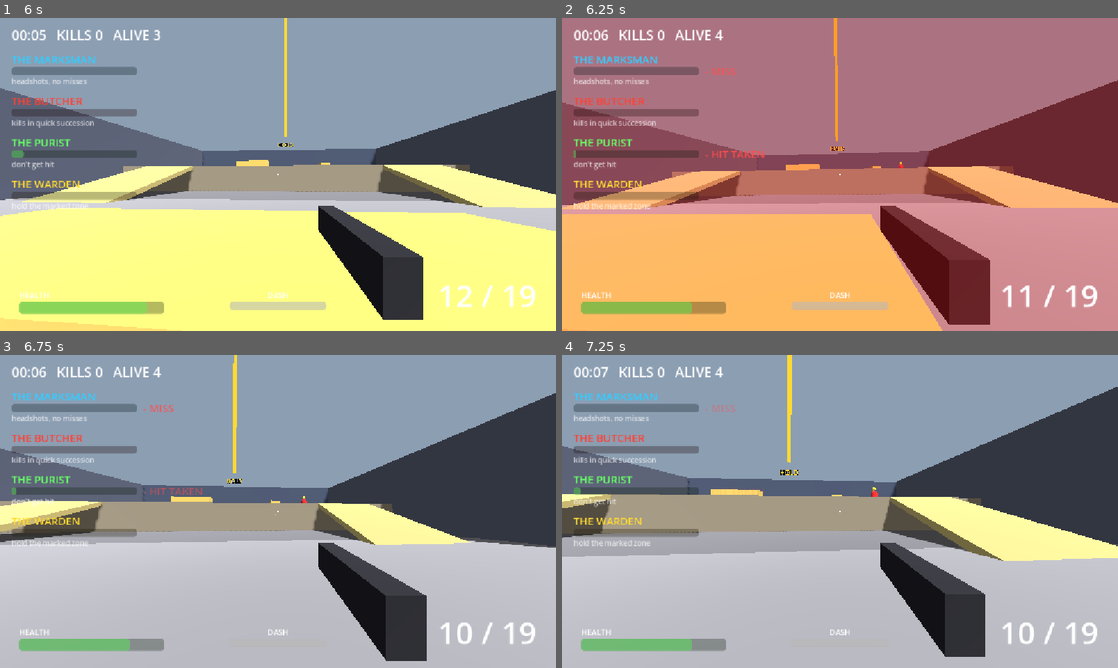
Above: before the commit, frames 1-4 (two rows, left to right).
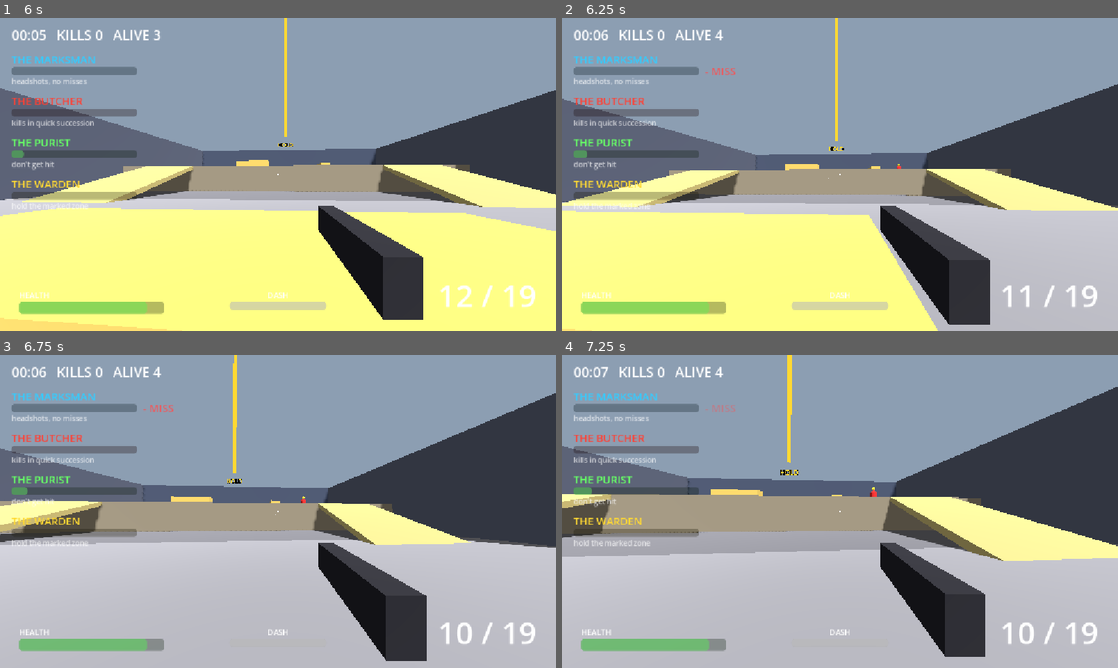
Above: after the commit, the same moments.

Repository: CaptainTiki/Arena
Game: Godot game, scene res://arena/arena.tscn
Two runs of this game, one before a commit and one after it. Both use one fixed random seed, a clock stepped at 60 frames per second and the inputs below.
Inputs (mouse positions are in pixels of both pictures, inside the frame that each line leads up to):
- Up to frame 1 (6 s): tap Enter at 0.5 s; move the mouse to (305, 174) at 0.52 s; press the mouse at (305, 174) at 0.53 s; hold W (move_forward) 0.53-5.78 s; move the mouse to (250, 174) at 1.27 s; release the mouse at (250, 174) at 1.28 s; tap Space (dash) at 1.35, 4.35 s; click (250, 174) at 1.55 s; move the mouse to (289, 168) at 2.02 s; press the mouse at (289, 168) at 2.03 s; move the mouse to (272, 180) at 2.77 s; release the mouse at (272, 180) at 2.78 s; tap Shift (sprint) at 2.85, 5.85 s; click (272, 180) at 3.05 s; move the mouse to (316, 177) at 3.52 s; press the mouse at (316, 177) at 3.53 s; tap R (reload) at 4.15 s; move the mouse to (233, 171) at 4.27 s; release the mouse at (233, 171) at 4.28 s; click (233, 171) at 4.55 s; move the mouse to (283, 174) at 5.02 s; press the mouse at (283, 174) at 5.03 s; move the mouse to (255, 168) at 5.77 s; release the mouse at (255, 168) at 5.78 s; hold D (move_right) from 5.78 s (still down)
- Up to frame 2 (6.25 s): keep holding D (move_right); click (817, 168) at 6.05 s
- Up to frame 3 (6.75 s): move the mouse to (305, 511) at 6.52 s; release D (move_right) at 6.53 s; press the mouse at (305, 511) at 6.53 s; hold W (move_forward) from 6.53 s (still down)
- Up to frame 4 (7.25 s): keep holding W (move_forward)

Frame 1 is identical in both runs. In frame 2, 99% of the frame differs, in the area x 0-100%, y 0-100%; in frame 3, 0.3%; in frame 4, 0.2%.

Commit message:
Step 7: run timer, summary screen, reputation stub, heavy charge

Diff:
--- a/arena/arena.gd
+++ b/arena/arena.gd
@@ -3,6 +3,9 @@
 ## Top of the ownership spine. Children report up to here; Arena routes between them.
 
 @export var feel: FeelData
+@export var run: RunData
+## Where sponsor reputation is kept between runs.
+@export var reputation_path: String = "user://reputation.cfg"
 
 @export_group("Pity Drop")
 ## Dropped when the player has no ammo at all, so a run can't lock up.
@@ -16,7 +19,10 @@
 ## Start the spawn ramp this many seconds in, to test late-run density.
 @export var debug_start_time: float = 0.0
 
-var _kills: int = 0
+var _stats: RunStats = RunStats.new()
+var _run_time: float = 0.0
+var _run_over: bool = false
+var _summary_wait: float = 0.0
 var _empty_time: float = 0.0
 var _hold_zones: Array[HoldZone] = []
 var _active_zone: int = 0
@@ -24,6 +30,7 @@
 @onready var _level: Level = $Level
 @onready var _player: Player = $Player
 @onready var _hud: Hud = $Hud
+@onready var _summary: RunSummary = $RunSummary
 @onready var _impact_pool: ScenePool = $ImpactPool
 @onready var _number_pool: ScenePool = $DamageNumberPool
 @onready var _hitstop: Hitstop = $Hitstop
@@ -31,6 +38,7 @@
 @onready var _sponsors: SponsorDirector = $SponsorDirector
 @onready var _pod_dropper: PodDropper = $PodDropper
 @onready var _weapon: Weapon = _player.get_weapon()
+@onready var _intent: PlayerIntent = _player.get_intent()
 
 
 func _ready() -> void:
@@ -62,25 +70,79 @@
 	_activate_zone(0)
 
 
-func _process(_delta: float) -> void:
+func _process(delta: float) -> void:
+	if _run_over:
+		_tick_summary(delta)
+		return
 	_hud.set_dash_charge(_player.get_dash_charge())
 	_hud.set_reload(_weapon.is_reloading(), _weapon.get_reload_progress())
-	_hud.set_stats(_kills, _spawner.get_alive_count(), _spawner.get_elapsed())
+	_hud.set_stats(_stats.kills, _spawner.get_alive_count(), _run_time)
 
 
 func _physics_process(delta: float) -> void:
+	if _run_over:
+		return
+	_run_time += delta
+	if _run_time >= run.run_length:
+		_end_run.call_deferred(true)
+		return
 	_tick_pity(delta)
 	if not _hold_zones.is_empty():
 		_sponsors.set_holding(_hold_zones[_active_zone].is_occupied())
 
 
-## Only one hold zone is live at a time.
-func _activate_zone(index: int) -> void:
-	if _hold_zones.is_empty():
-		return
-	_active_zone = index % _hold_zones.size()
-	for zone_index: int in _hold_zones.size():
-		_hold_zones[zone_index].set_active(zone_index == _active_zone)
+func is_run_over() -> bool:
+	return _run_over
+
+
+func _end_run(survived: bool) -> void:
+	if _run_over:
+		return
+	_run_over = true
+	_stats.time_survived = minf(_run_time, run.run_length)
+
+	var store: ReputationStore = ReputationStore.new(reputation_path)
+	var results: Array[SponsorResult] = []
+	for index: int in _sponsors.sponsors.size():
+		var result: SponsorResult = SponsorResult.new()
+		result.sponsor = _sponsors.sponsors[index]
+		result.drops = _sponsors.get_drop_count(index)
+		result.standing = _sponsors.get_progress(index)
+		result.reputation_before = store.get_reputation(result.sponsor)
+		result.reputation_after = result.reputation_before + _get_reputation_gain(result.drops)
+		store.set_reputation(result.sponsor, result.reputation_after)
+		results.append(result)
+	store.save()
+
+	# Freeze the world behind the summary. The intent keeps listening so the run can be restarted.
+	var frozen: Array[Node] = [_spawner, _sponsors, _pod_dropper, _player]
+	for node: Node in frozen:
+		node.process_mode = Node.PROCESS_MODE_DISABLED
+	_intent.process_mode = Node.PROCESS_MODE_ALWAYS
+	_hud.visible = false
+	_summary_wait = run.summary_input_delay
+	_summary.show_summary(survived, _stats, results)
+
+
+func _get_reputation_gain(drops: int) -> int:
+	if drops <= 0 or run.drops_per_reputation <= 0:
+		return 0
+	return mini(ceili(float(drops) / float(run.drops_per_reputation)), run.max_reputation_gain)
+
+
+func _tick_summary(delta: float) -> void:
+	var was_waiting: bool = _summary_wait > 0.0
+	_summary_wait -= delta
+	# Read both every frame so neither press is left queued.
+	var fire: bool = _intent.consume_fire()
+	var reload: bool = _intent.consume_reload()
+	if _summary_wait > 0.0:
+		return
+	if was_waiting:
+		_summary.show_prompt()
+		return
+	if fire or reload:
+		get_tree().reload_current_scene()
 
 
 func _tick_pity(delta: float) -> void:
@@ -95,7 +157,17 @@
 		_hud.show_pickup("OUT OF AMMO - SCRAPS INCOMING", Color.WHITE)
 
 
+## Only one hold zone is live at a time.
+func _activate_zone(index: int) -> void:
+	if _hold_zones.is_empty():
+		return
+	_active_zone = index % _hold_zones.size()
+	for zone_index: int in _hold_zones.size():
+		_hold_zones[zone_index].set_active(zone_index == _active_zone)
+
+
 func _on_weapon_shot_fired(hit: HitInfo) -> void:
+	_stats.record_shot(hit)
 	_sponsors.on_shot(hit)
 	if hit == null:
 		return
@@ -122,12 +194,12 @@
 
 
 func _on_player_died() -> void:
-	# Stand-in until the run summary exists: death restarts the run.
-	get_tree().reload_current_scene.call_deferred()
+	# Deferred: this arrives mid-physics, from inside an enemy's attack.
+	_end_run.call_deferred(false)
 
 
 func _on_enemy_died(_enemy: Enemy, hit: HitInfo) -> void:
-	_kills += 1
+	_stats.kills += 1
 	_player.add_trauma(feel.trauma_per_kill)
 	var freeze: float = feel.hitstop_headshot_kill if hit.is_headshot else feel.hitstop_kill
 	_hitstop.trigger(freeze, feel.hitstop_time_scale)
@@ -150,6 +222,7 @@
 
 
 func _on_pod_collected(pod_data: PodData, sponsor: SponsorData) -> void:
+	_stats.pods_collected += 1
 	match pod_data.effect:
 		PodData.Effect.AMMO:
 			_weapon.add_reserve(roundi(pod_data.amount))
--- a/arena/arena.tscn
+++ b/arena/arena.tscn
@@ -28,6 +28,8 @@
 [ext_resource type="PackedScene" path="res://enemy/shooter.tscn" id="26_shooter"]
 [ext_resource type="PackedScene" path="res://enemy/projectile.tscn" id="27_projectile"]
 [ext_resource type="Resource" path="res://sponsor/warden.tres" id="28_warden"]
+[ext_resource type="Resource" path="res://run/run_default.tres" id="29_run"]
+[ext_resource type="PackedScene" path="res://hud/run_summary.tscn" id="30_summary"]
 
 [sub_resource type="Environment" id="Environment_arena"]
 background_mode = 1
@@ -39,6 +41,7 @@
 [node name="Arena" type="Node3D"]
 script = ExtResource("1_arena")
 feel = ExtResource("13_feel")
+run = ExtResource("29_run")
 pity_pod = ExtResource("24_pity")
 
 [node name="WorldEnvironment" type="WorldEnvironment" parent="."]
@@ -110,3 +113,5 @@
 [node name="Player" parent="." instance=ExtResource("2_player")]
 
 [node name="Hud" parent="." instance=ExtResource("3_hud")]
+
+[node name="RunSummary" parent="." instance=ExtResource("30_summary")]
--- a/enemy/enemy.gd
+++ b/enemy/enemy.gd
@@ -12,6 +12,8 @@
 
 @export var data: EnemyData
 @export_flags_3d_physics var sight_mask: int = 1
+## Layers a charge ploughs through, so a crowd of grunts can't stop it.
+@export_flags_3d_physics var charge_ignore_mask: int = 4
 
 var _target: Node3D
 var _state: State = State.CHASE
@@ -21,6 +23,7 @@
 var _lead_time: float = 0.0
 var _lead_accuracy: float = 0.0
 var _aura_left: float = 0.0
+var _charge_left: float = 0.0
 var _move_velocity: Vector3 = Vector3.ZERO
 var _knockback: Vector3 = Vector3.ZERO
 var _lunge_direction: Vector3 = Vector3.ZERO
@@ -56,6 +59,8 @@
 	_lead_time = randf_range(0.0, data.lead_time_max)
 	_lead_accuracy = randf_range(data.lead_accuracy_min, data.lead_accuracy_max)
 	_aura_left = data.aura_interval
+	# First charge comes partway into the cooldown, and not from every heavy at once.
+	_charge_left = data.charge_cooldown * randf_range(0.3, 0.6)
 	_move_velocity = Vector3.ZERO
 	_knockback = Vector3.ZERO
 	_path = PackedVector3Array()
@@ -110,10 +115,12 @@
 			wish_velocity = _move_velocity
 			if not _lunge_connected and _get_target_distance() <= data.attack_reach and _is_target_level():
 				_lunge_connected = true
-				_strike(_lunge_direction)
-			if _state_left <= 0.0:
+				_strike(_lunge_direction, _get_lunge_damage())
+			# A charge that slams into a wall stops there.
+			if _state_left <= 0.0 or (is_on_wall() and data.attack_style == EnemyData.AttackStyle.AURA):
 				_move_velocity = Vector3.ZERO
 				wish_velocity = Vector3.ZERO
+				collision_mask = _body_mask
 				_enter(State.RECOVER, data.attack_recover)
 		State.RECOVER:
 			_state_left -= delta
@@ -125,6 +132,7 @@
 
 	if data.attack_style == EnemyData.AttackStyle.AURA:
 		_tick_aura(delta)
+		_charge_left = maxf(_charge_left - delta, 0.0)
 
 	_move_velocity = _move_velocity.move_toward(wish_velocity, data.acceleration * delta)
 	_knockback = _knockback.move_toward(Vector3.ZERO, data.knockback_friction * delta)
@@ -157,6 +165,12 @@
 	match data.attack_style:
 		EnemyData.AttackStyle.LUNGE:
 			return _get_target_distance() <= data.attack_range and _is_target_level()
+		EnemyData.AttackStyle.AURA:
+			if data.charge_cooldown <= 0.0 or _charge_left > 0.0:
+				return false
+			var gap: float = _get_target_distance()
+			return (gap >= data.charge_min_distance and gap <= data.charge_max_distance
+					and _is_target_level() and _is_ground_clear())
 		EnemyData.AttackStyle.RANGED:
 			# Too close means back off first; rushing a shooter shuts it down.
 			var distance: float = _get_target_distance()
@@ -170,10 +184,14 @@
 			_lunge_direction = _get_direction_to(_target.global_position)
 			_lunge_connected = false
 			_enter(State.LUNGE, data.lunge_duration)
+		EnemyData.AttackStyle.AURA:
+			_charge_left = data.charge_cooldown
+			collision_mask = _body_mask & ~charge_ignore_mask
+			_lunge_direction = _get_direction_to(_target.global_position)
+			_lunge_connected = false
+			_enter(State.LUNGE, data.lunge_duration)
 		EnemyData.AttackStyle.RANGED:
 			_shoot()
-			_enter(State.RECOVER, data.attack_recover)
-		_:
 			_enter(State.RECOVER, data.attack_recover)
 
 
@@ -237,16 +255,30 @@
 	return get_world_3d().direct_space_state.intersect_ray(query).is_empty()
 
 
+## Like sight, but at shin height, so low cover that can be seen over still blocks a charge.
+func _is_ground_clear() -> bool:
+	var lift: Vector3 = Vector3.UP * 0.4
+	var query: PhysicsRayQueryParameters3D = PhysicsRayQueryParameters3D.create(
+			global_position + lift, _target.global_position + lift, sight_mask)
+	return get_world_3d().direct_space_state.intersect_ray(query).is_empty()
+
+
 func _enter(state: State, duration: float) -> void:
 	_state = state
 	_state_left = duration
 
 
-func _strike(direction: Vector3) -> void:
+func _get_lunge_damage() -> float:
+	if data.attack_style == EnemyData.AttackStyle.AURA:
+		return data.charge_damage
+	return data.attack_damage
+
+
+func _strike(direction: Vector3, damage: float) -> void:
 	if not _target.has_method(&"take_hit"):
 		return
 	var hit: HitInfo = HitInfo.new()
-	hit.damage = data.attack_damage
+	hit.damage = damage
 	hit.position = _target.global_position
 	hit.direction = direction
 	hit.target = _target
@@ -268,7 +300,7 @@
 		return
 	_aura_left = data.aura_interval
 	if _get_target_distance() <= data.aura_radius and _is_target_level():
-		_strike(_get_direction_to(_target.global_position))
+		_strike(_get_direction_to(_target.global_position), data.attack_damage)
 
 
 func _update_feedback(delta: float) -> void:
--- a/enemy/enemy_data.gd
+++ b/enemy/enemy_data.gd
@@ -46,15 +46,24 @@
 @export var attack_height_tolerance: float = 1.5
 
 @export_group("Lunge")
+## Also the speed and length of an aura enemy's charge.
 @export var lunge_speed: float = 16.0
 @export var lunge_duration: float = 0.3
-## The lunge connects if it gets this close to the target.
+## The lunge or charge connects if it gets this close to the target.
 @export var attack_reach: float = 1.3
 
 @export_group("Aura")
 @export var aura_radius: float = 4.5
 ## Seconds between damage ticks while the target is inside the aura.
 @export var aura_interval: float = 0.5
+
+@export_group("Charge")
+## Aura enemies only. Seconds between charges; zero means it never charges.
+@export var charge_cooldown: float = 0.0
+## Charges only when the target is between these distances and in sight.
+@export var charge_min_distance: float = 10.0
+@export var charge_max_distance: float = 30.0
+@export var charge_damage: float = 25.0
 
 @export_group("Ranged")
 ## Stops advancing and starts shooting inside this distance, if it can see the target.
--- a/enemy/heavy.tres
+++ b/enemy/heavy.tres
@@ -5,8 +5,8 @@
 [resource]
 script = ExtResource("1_data")
 attack_style = 1
-max_health = 300.0
-move_speed = 2.6
+max_health = 140.0
+move_speed = 3.4
 speed_variance = 0.05
 acceleration = 12.0
 knockback_friction = 22.0
@@ -17,14 +17,23 @@
 repath_interval_max = 0.7
 waypoint_reach = 1.2
 attack_range = 1.8
+attack_windup = 0.9
+attack_recover = 1.2
 attack_damage = 9.0
 attack_height_tolerance = 2.5
+lunge_speed = 15.0
+lunge_duration = 1.5
+attack_reach = 2.0
 aura_radius = 4.5
 aura_interval = 0.5
+charge_cooldown = 7.0
+charge_min_distance = 10.0
+charge_max_distance = 30.0
+charge_damage = 25.0
 body_color = Color(0.4, 0.15, 0.5, 1)
 hit_flash_color = Color(1, 1, 1, 1)
 windup_color = Color(1, 0.55, 0, 1)
 flash_fade_speed = 10.0
-windup_squash = 1.0
+windup_squash = 0.8
 pop_scale = 1.5
 pop_time = 0.2
--- /dev/null
+++ b/hud/run_summary.gd
@@ -0,0 +1,50 @@
+class_name RunSummary
+extends CanvasLayer
+## End-of-run screen: what happened, what each sponsor thought, what reputation will buy.
+
+var _rows: Array[SummaryRow] = []
+
+@onready var _title: Label = $Panel/Content/Title
+@onready var _stats: Label = $Panel/Content/Stats
+@onready var _rows_root: Control = $Panel/Content/Rows
+@onready var _teaser: Label = $Panel/Content/Teaser
+@onready var _prompt: Label = $Panel/Content/Prompt
+
+
+func _ready() -> void:
+	visible = false
+	for child: Node in _rows_root.get_children():
+		_rows.append(child as SummaryRow)
+
+
+func show_summary(survived: bool, stats: RunStats, results: Array[SponsorResult]) -> void:
+	visible = true
+	_prompt.visible = false
+	_title.text = "RUN COMPLETE" if survived else "YOU DIED"
+	var seconds: int = int(stats.time_survived)
+	@warning_ignore("integer_division")
+	var minutes: int = seconds / 60
+	_stats.text = "Time survived  %02d:%02d\nKills  %d\nHeadshots  %d%% of hits\nHit rate  %d%% of %d shots\nPods collected  %d" % [
+			minutes, seconds % 60, stats.kills, roundi(stats.get_headshot_rate() * 100.0),
+			roundi(stats.get_hit_rate() * 100.0), stats.shots, stats.pods_collected]
+
+	var favourite: SponsorResult = null
+	for index: int in _rows.size():
+		_rows[index].visible = index < results.size()
+		if index >= results.size():
+			continue
+		_rows[index].setup(results[index])
+		if favourite == null or results[index].reputation_after > favourite.reputation_after:
+			favourite = results[index]
+
+	if favourite == null or favourite.reputation_after <= 0:
+		_teaser.text = "No sponsor knows your name yet."
+		_teaser.modulate = Color.WHITE
+	else:
+		_teaser.text = "Next run, courtesy of %s: %s" % [
+				favourite.sponsor.display_name, favourite.sponsor.perk_teaser]
+		_teaser.modulate = favourite.sponsor.color
+
+
+func show_prompt() -> void:
+	_prompt.visible = true
--- /dev/null
+++ b/hud/run_summary.tscn
@@ -0,0 +1,74 @@
+[gd_scene load_steps=3 format=3]
+
+[ext_resource type="Script" path="res://hud/run_summary.gd" id="1_summary"]
+[ext_resource type="PackedScene" path="res://hud/summary_row.tscn" id="2_row"]
+
+[node name="RunSummary" type="CanvasLayer"]
+layer = 10
+script = ExtResource("1_summary")
+
+[node name="Panel" type="ColorRect" parent="."]
+anchors_preset = 15
+anchor_right = 1.0
+anchor_bottom = 1.0
+grow_horizontal = 2
+grow_vertical = 2
+mouse_filter = 2
+color = Color(0.05, 0.05, 0.08, 0.92)
+
+[node name="Content" type="VBoxContainer" parent="Panel"]
+layout_mode = 1
+anchors_preset = 8
+anchor_left = 0.5
+anchor_top = 0.5
+anchor_right = 0.5
+anchor_bottom = 0.5
+offset_left = -550.0
+offset_top = -400.0
+offset_right = 550.0
+offset_bottom = 400.0
+grow_horizontal = 2
+grow_vertical = 2
+mouse_filter = 2
+theme_override_constants/separation = 18
+
+[node name="Title" type="Label" parent="Panel/Content"]
+layout_mode = 2
+theme_override_font_sizes/font_size = 72
+text = "YOU DIED"
+horizontal_alignment = 1
+
+[node name="Stats" type="Label" parent="Panel/Content"]
+layout_mode = 2
+theme_override_font_sizes/font_size = 28
+text = "stats"
+horizontal_alignment = 1
+
+[node name="Rows" type="VBoxContainer" parent="Panel/Content"]
+layout_mode = 2
+mouse_filter = 2
+theme_override_constants/separation = 8
+
+[node name="Row1" parent="Panel/Content/Rows" instance=ExtResource("2_row")]
+layout_mode = 2
+
+[node name="Row2" parent="Panel/Content/Rows" instance=ExtResource("2_row")]
+layout_mode = 2
+
+[node name="Row3" parent="Panel/Content/Rows" instance=ExtResource("2_row")]
+layout_mode = 2
+
+[node name="Row4" parent="Panel/Content/Rows" instance=ExtResource("2_row")]
+layout_mode = 2
+
+[node name="Teaser" type="Label" parent="Panel/Content"]
+layout_mode = 2
+theme_override_font_sizes/font_size = 32
+text = "teaser"
+horizontal_alignment = 1
+
+[node name="Prompt" type="Label" parent="Panel/Content"]
+layout_mode = 2
+theme_override_font_sizes/font_size = 26
+text = "Click or press R to run again"
+horizontal_alignment = 1
--- /dev/null
+++ b/hud/summary_row.gd
@@ -0,0 +1,15 @@
+class_name SummaryRow
+extends Control
+## One sponsor's line on the run summary.
+
+@onready var _headline: Label = $Headline
+@onready var _detail: Label = $Detail
+
+
+func setup(result: SponsorResult) -> void:
+	var sponsor: SponsorData = result.sponsor
+	_headline.modulate = sponsor.color
+	_headline.text = "%s   Reputation: %d -> %d" % [
+			sponsor.display_name, result.reputation_before, result.reputation_after]
+	_detail.text = "Wants: %s.   Pods dropped: %d.   Standing at the end: %d%%.   Reputation buys: %s." % [
+			sponsor.wants, result.drops, roundi(result.standing * 100.0), sponsor.perk_teaser]
--- /dev/null
+++ b/hud/summary_row.tscn
@@ -0,0 +1,28 @@
+[gd_scene load_steps=2 format=3]
+
+[ext_resource type="Script" path="res://hud/summary_row.gd" id="1_row"]
+
+[node name="SummaryRow" type="Control"]
+custom_minimum_size = Vector2(1100, 70)
+layout_mode = 3
+anchors_preset = 0
+offset_right = 1100.0
+offset_bottom = 70.0
+mouse_filter = 2
+script = ExtResource("1_row")
+
+[node name="Headline" type="Label" parent="."]
+layout_mode = 0
+offset_right = 1100.0
+offset_bottom = 38.0
+theme_override_font_sizes/font_size = 28
+text = "THE SPONSOR   Reputation: 0 -> 0"
+
+[node name="Detail" type="Label" parent="."]
+modulate = Color(1, 1, 1, 0.75)
+layout_mode = 0
+offset_top = 40.0
+offset_right = 1100.0
+offset_bottom = 66.0
+theme_override_font_sizes/font_size = 17
+text = "detail"
--- a/player/player.gd
+++ b/player/player.gd
@@ -99,6 +99,10 @@
 	return _weapon
 
 
+func get_intent() -> PlayerIntent:
+	return _intent
+
+
 func get_health() -> float:
 	return _health
 
--- /dev/null
+++ b/run/reputation_store.gd
@@ -0,0 +1,28 @@
+class_name ReputationStore
+extends RefCounted
+## One integer per sponsor, kept between runs. A stub for real meta-progression.
+
+const SECTION: String = "reputation"
+
+var _path: String
+var _config: ConfigFile = ConfigFile.new()
+
+
+func _init(path: String) -> void:
+	_path = path
+	# A missing file just means a first run.
+	_config.load(_path)
+
+
+func get_reputation(sponsor: SponsorData) -> int:
+	return int(_config.get_value(SECTION, sponsor.display_name, 0))
+
+
+func set_reputation(sponsor: SponsorData, value: int) -> void:
+	_config.set_value(SECTION, sponsor.display_name, value)
+
+
+func save() -> void:
+	var error: Error = _config.save(_path)
+	if error != OK:
+		push_warning("Could not save reputation to %s (error %d)" % [_path, error])
--- /dev/null
+++ b/run/run_data.gd
@@ -0,0 +1,12 @@
+class_name RunData
+extends Resource
+
+## The run ends here if the player is still alive.
+@export var run_length: float = 900.0
+## Seconds the summary ignores input after it appears, so a panic click doesn't skip it.
+@export var summary_input_delay: float = 1.0
+
+@export_group("Reputation")
+## A sponsor's reputation rises by one for every this many pods it dropped during the run.
+@export var drops_per_reputation: int = 2
+@export var max_reputation_gain: int = 3
--- /dev/null
+++ b/run/run_default.tres
@@ -0,0 +1,10 @@
+[gd_resource type="Resource" script_class="RunData" load_steps=2 format=3]
+
+[ext_resource type="Script" path="res://run/run_data.gd" id="1_data"]
+
+[resource]
+script = ExtResource("1_data")
+run_length = 900.0
+summary_input_delay = 1.0
+drops_per_reputation = 2
+max_reputation_gain = 3
--- /dev/null
+++ b/run/run_stats.gd
@@ -0,0 +1,28 @@
+class_name RunStats
+extends RefCounted
+## Tallies for the run summary.
+
+var time_survived: float = 0.0
+var kills: int = 0
+var shots: int = 0
+var hits: int = 0
+var headshots: int = 0
+var pods_collected: int = 0
+
+
+func record_shot(hit: HitInfo) -> void:
+	shots += 1
+	if hit != null and hit.landed():
+		hits += 1
+		if hit.is_headshot:
+			headshots += 1
+
+
+## Share of shots fired that hit an enemy, 0.0 to 1.0.
+func get_hit_rate() -> float:
+	return 0.0 if shots == 0 else float(hits) / float(shots)
+
+
+## Share of hits that were headshots, 0.0 to 1.0.
+func get_headshot_rate() -> float:
+	return 0.0 if hits == 0 else float(headshots) / float(hits)
--- /dev/null
+++ b/run/sponsor_result.gd
@@ -0,0 +1,10 @@
+class_name SponsorResult
+extends RefCounted
+## How one sponsor felt about the run.
+
+var sponsor: SponsorData
+var drops: int = 0
+## Progress toward the next drop when the run ended, 0.0 to 1.0.
+var standing: float = 0.0
+var reputation_before: int = 0
+var reputation_after: int = 0
--- a/sponsor/butcher.tres
+++ b/sponsor/butcher.tres
@@ -18,3 +18,4 @@
 minor_score = 0.0
 penalty = 0.0
 window = 3.0
+perk_teaser = "+1 starting mag size"
--- a/sponsor/marksman.tres
+++ b/sponsor/marksman.tres
@@ -17,3 +17,4 @@
 minor_score = 0.25
 penalty = 0.5
 window = 0.0
+perk_teaser = "+6 starting reserve ammo"
--- a/sponsor/purist.tres
+++ b/sponsor/purist.tres
@@ -18,3 +18,4 @@
 minor_score = 0.0
 penalty = 12.0
 window = 0.0
+perk_teaser = "+10 max health"
--- a/sponsor/sponsor_data.gd
+++ b/sponsor/sponsor_data.gd
@@ -8,6 +8,8 @@
 ## One line shown under the meter so the player knows what this sponsor wants.
 @export var wants: String = ""
 @export var trigger: Trigger = Trigger.HEADSHOTS
+## Shown on the run summary as what this sponsor's reputation will buy. Not implemented; tests the hook.
+@export var perk_teaser: String = ""
 
 @export_group("Drops")
 ## Score needed for the first drop.
--- a/sponsor/warden.tres
+++ b/sponsor/warden.tres
@@ -17,3 +17,4 @@
 minor_score = 0.0
 penalty = 0.0
 window = 0.0
+perk_teaser = "hold zones pay out 10% faster"
Not shown: 1 places in arena/arena.tscn that only renumber resources
Not shown, added: hud/run_summary.gd.uid
Not shown, added: hud/summary_row.gd.uid
Not shown, added: run/reputation_store.gd.uid
Not shown, added: run/run_data.gd.uid
Not shown, added: run/run_stats.gd.uid
Not shown, added: run/sponsor_result.gd.uid
Not shown, changed: docs/playtest-notes.md
